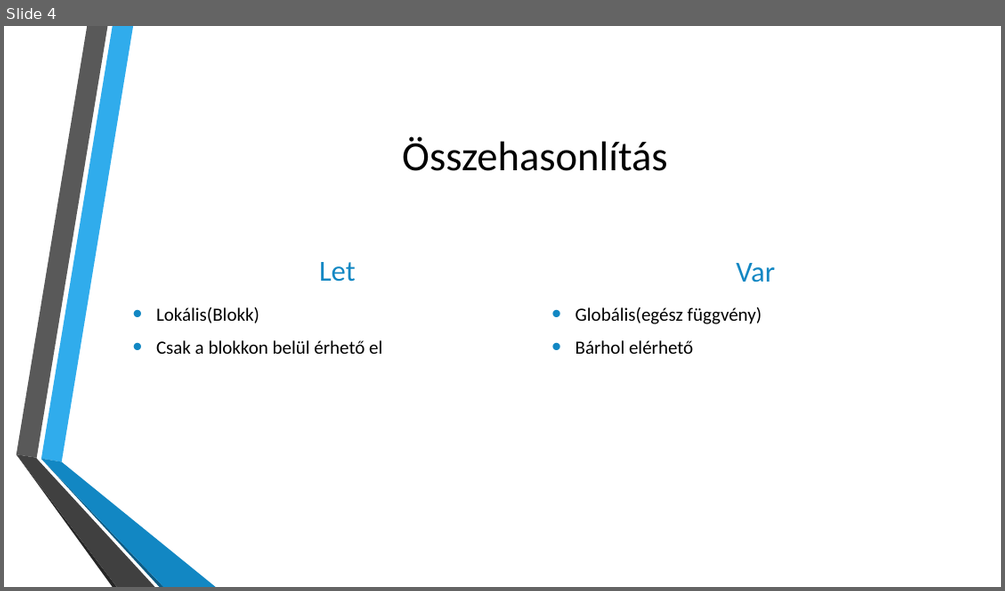
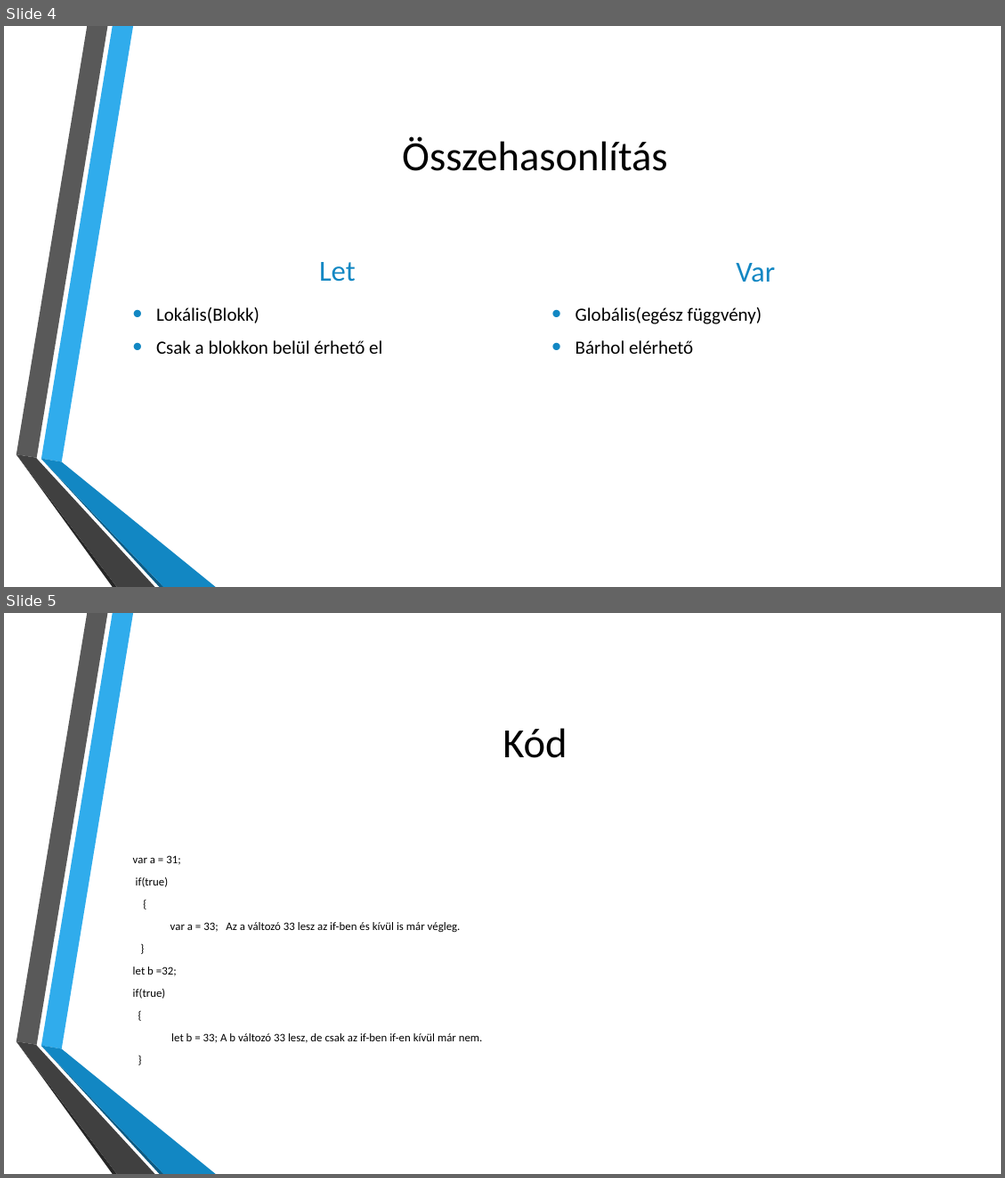
Before and after one commit to szikonyaattila/letvsvar, a slide deck: Let vs Var.pptx. Shown one above the other, each under a label of ours: slide 4 before the commit, slides 4 and 5 after it. The pictures are 1005x591 and 1005x1178 pixels, drawn with LibreOffice and Linux fonts; fonts in the diff are those of the drawing; background and template pictures are left out. Boxes give left, top, right and bottom in pixels: in the first picture for what was removed or moved away, otherwise in the second. Text is boxed around its words. In the diff, an @@ line names an element or a change of style, - is before the commit and + after.

```diff
--- a/Let vs Var.pptx
+++ b/Let vs Var.pptx
@@ slide 5 added at (4, 613, 1001, 1174), background picture (left out); not listed: 6 template elements that a slide beside it also shows @@
@@ title added at (502, 728, 566, 758), 40 pt, text #000000 @@
+Kód
@@ text added at (133, 855, 483, 1043), 11 pt, text #000000 @@
+var a = 31;
+if(true)
+{
+  var a = 33; Az a változó 33 lesz az if-ben és kívül is már végleg.
+}
+let b =32;
+if(true)
+{
+let b = 33; A b változó 33 lesz, de csak az if-ben if-en kívül már nem.
+}
```
Also in this commit, not shown: 1 slide removed.
